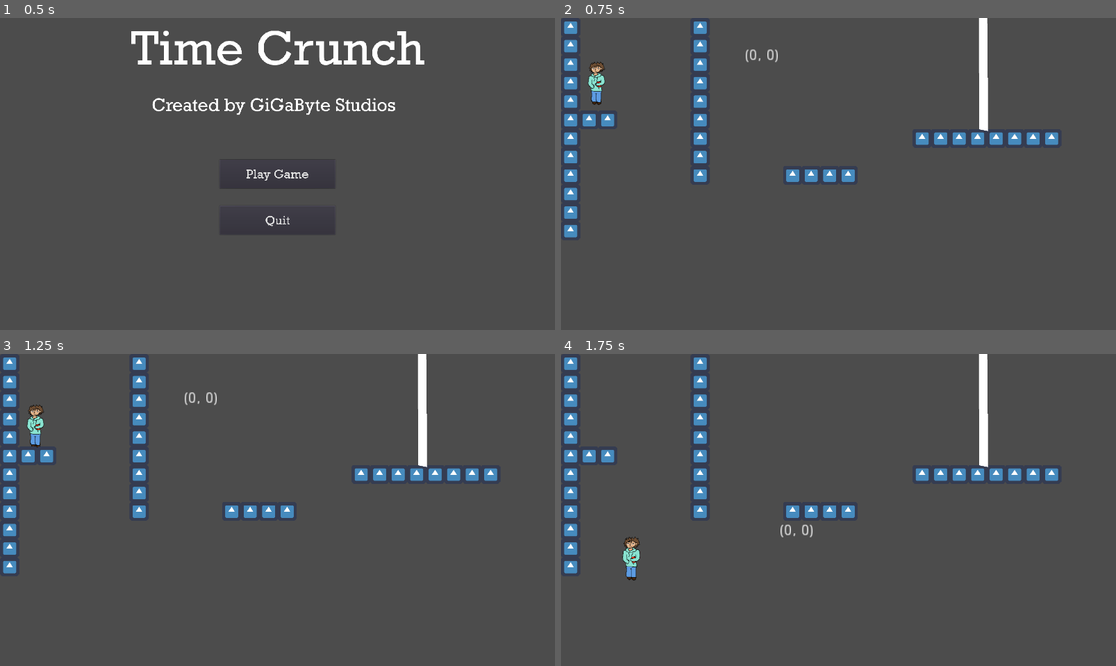
Above: before the commit, frames 1-4 (two rows, left to right).
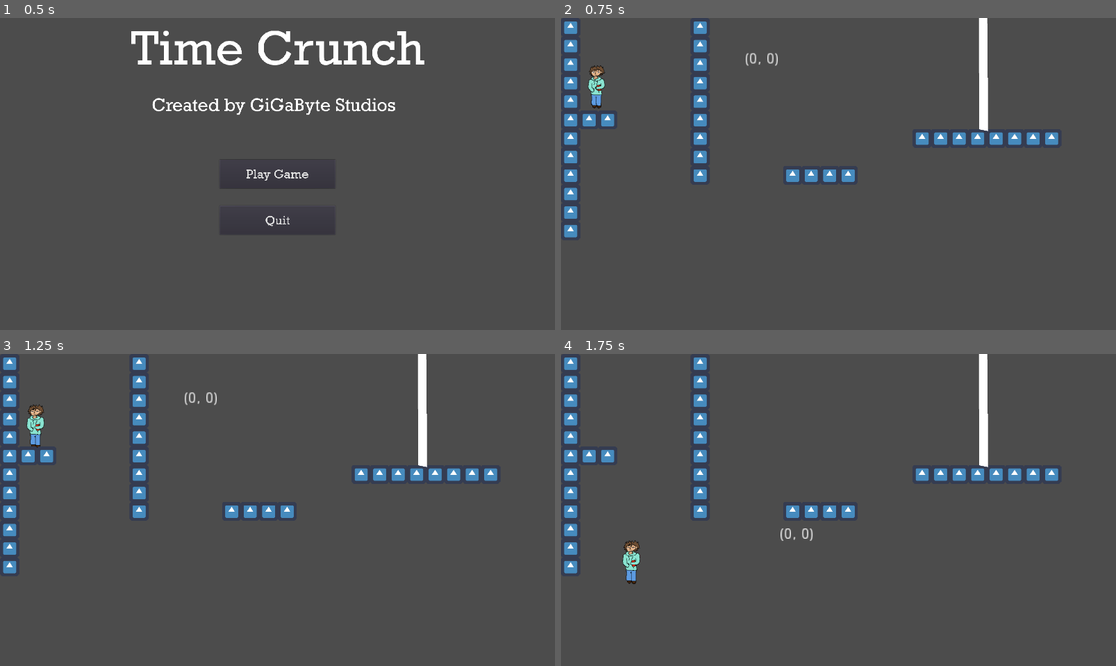
Above: after the commit, the same moments.

Repository: AspireToDev/Final-Project-Game-Jam
Game: Godot game, scene res://UI/Start.tscn
The game is run twice, just before and just after one commit, with the same random seed, the same clock (stepped at 60 frames per second) and the same inputs. The engine's default icon, where the game draws it, is replaced by a stand-in: a white triangle on a blue panel in a dark square.
Inputs:
- Up to frame 1 (0.5 s): no input
- Up to frame 2 (0.75 s): click "Play Game" at 0.5 s
- Up to frame 3 (1.25 s): no input
- Up to frame 4 (1.75 s): hold D (right) from 1.28 s (still down); tap Q (eat_chip) at 1.35 s; tap W (jump) at 1.52 s

Frame 1 is identical in both runs. In frame 2, 0.4% of the frame differs, in the area x 4-40%, y 10-29%; in frame 3, 0.1%; in frame 4, 0.4%, in the area x 11-46%, y 54-74%.

Commit message:
Removing Unnecessary Nodes

Diff:
--- a/Project/Game.tscn
+++ b/Project/Game.tscn
@@ -11,7 +11,6 @@
 [ext_resource path="res://Jumping.gd" type="Script" id=9]
 [ext_resource path="res://icon.png" type="Texture" id=10]
 [ext_resource path="res://Assets/Time Crunch!.wav" type="AudioStream" id=11]
-[ext_resource path="res://Player/Chip.gd" type="Script" id=12]
 [ext_resource path="res://Assets/Idle Sprite sheet.png" type="Texture" id=13]
 [ext_resource path="res://Polygon2D.gd" type="Script" id=14]
 
@@ -114,7 +113,6 @@
 position = Vector2( 269, 441 )
 scale = Vector2( 2.5, 2.5 )
 script = ExtResource( 2 )
-gravity = Vector2( 0, 17 )
 
 [node name="State" type="Label" parent="Player"]
 anchor_left = 0.5
@@ -131,8 +129,7 @@
 [node name="AnimatedSprite" type="AnimatedSprite" parent="Player"]
 frames = SubResource( 14 )
 animation = "Idle"
-
-frame = 14
+frame = 19
 playing = true
 
 [node name="CollisionPolygon2D" type="CollisionPolygon2D" parent="Player"]
@@ -164,27 +161,6 @@
 [node name="Block_move" type="Node" parent="Player/StateMachine"]
 script = ExtResource( 7 )
 
-[node name="Pause Movement" type="TileMap" parent="Player"]
-pause_mode = 2
-cell_size = Vector2( 100, 150 )
-format = 1
-
-[node name="Chip" type="Area2D" parent="Player"]
-visible = false
-script = ExtResource( 12 )
-__meta__ = {
-"_edit_group_": true
-}
-
-[node name="RayCast2D" type="RayCast2D" parent="Player/Chip"]
-
-[node name="Tween" type="Tween" parent="Player/Chip"]
-
-[node name="CollisionPolygon2D" type="CollisionPolygon2D" parent="Player/Chip"]
-position = Vector2( -221.2, -190.8 )
-scale = Vector2( 0.4, 0.4 )
-polygon = PoolVector2Array( 512, 342, 489, 361, 497, 388, 509, 394, 512, 413, 490, 430, 485, 461, 498, 501, 502, 561, 502, 609, 553, 615, 560, 518, 558, 488, 577, 466, 577, 435, 554, 421, 540, 398, 556, 374, 555, 352 )
-
 [node name="Level" type="TileMap" parent="."]
 scale = Vector2( 2, 2 )
 tile_set = SubResource( 1 )
--- a/Project/Player/Chip.gd
+++ b/Project/Player/Chip.gd
@@ -1,5 +1,5 @@
 extends Area2D
-#onready var ray = get_node_or_null("/root/Game/Player/Chip/RayCast2D")
+onready var ray = get_node_or_null("/root/Game/Player/Chip/RayCast2D")
 
 #var tile_size = 64
 #var inputs = {"right": Vector2.RIGHT,
--- a/Project/global.gd
+++ b/Project/global.gd
@@ -7,6 +7,6 @@
 func _ready():
 	pass
 
-func _unhandled_input(event):
+func _unhandled_input(_event):
 	if Input.is_action_pressed("menu"):
 		get_tree().quit()
Not shown: 1 places in Project/Game.tscn that only renumber resources
